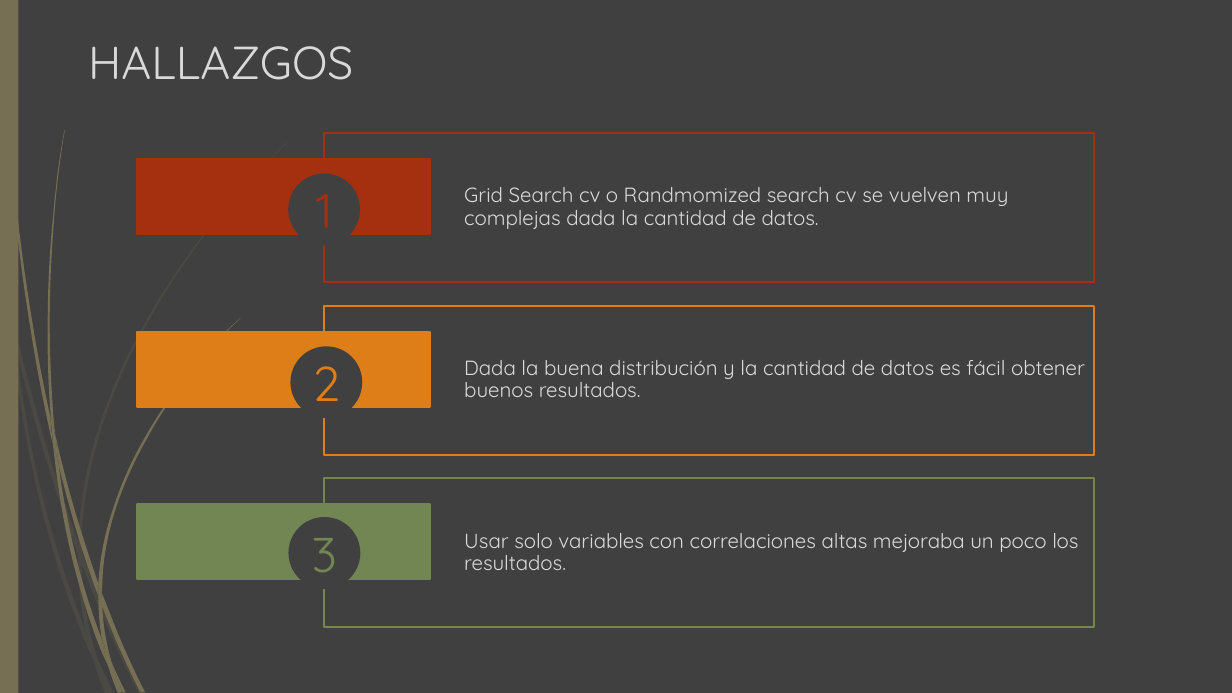
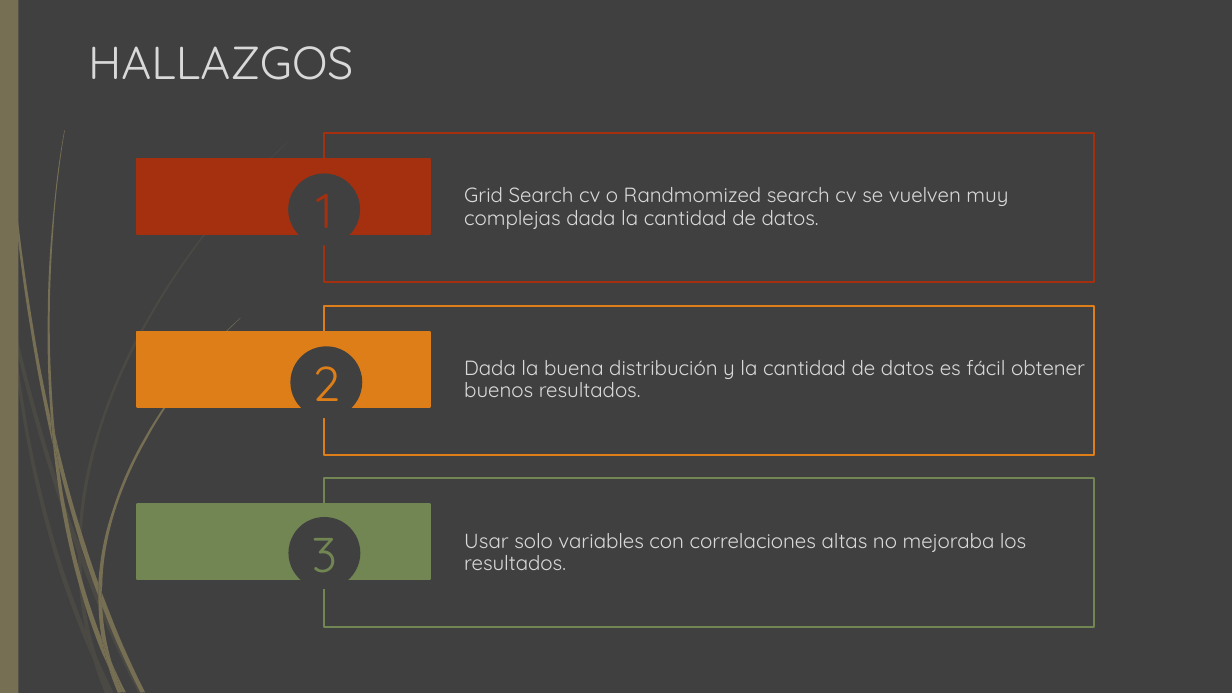
Before and after one commit to Arteaga0415/Credit-Card-Fraud-Detection, a slide deck: slide 6 of Presentacion_Machine_Learning.pptx. Drawn at 1232x693 pixels with LibreOffice and Linux fonts; fonts in the diff are those of the drawing. Boxes give left, top, right and bottom in pixels: in the first picture for what was removed or moved away, otherwise in the second. Text is boxed around its words. In the diff, an @@ line names an element or a change of style, - is before the commit and + after.

```diff
--- a/Presentacion_Machine_Learning.pptx
+++ b/Presentacion_Machine_Learning.pptx
@@ text at <box>464,533,1026,570</box>: text changed @@
-Usar solo variables con correlaciones altas mejoraba un poco los resultados.
+Usar solo variables con correlaciones altas no mejoraba los resultados.
```
Also in this commit, not shown: 1 other slide changed, 1 other file.
